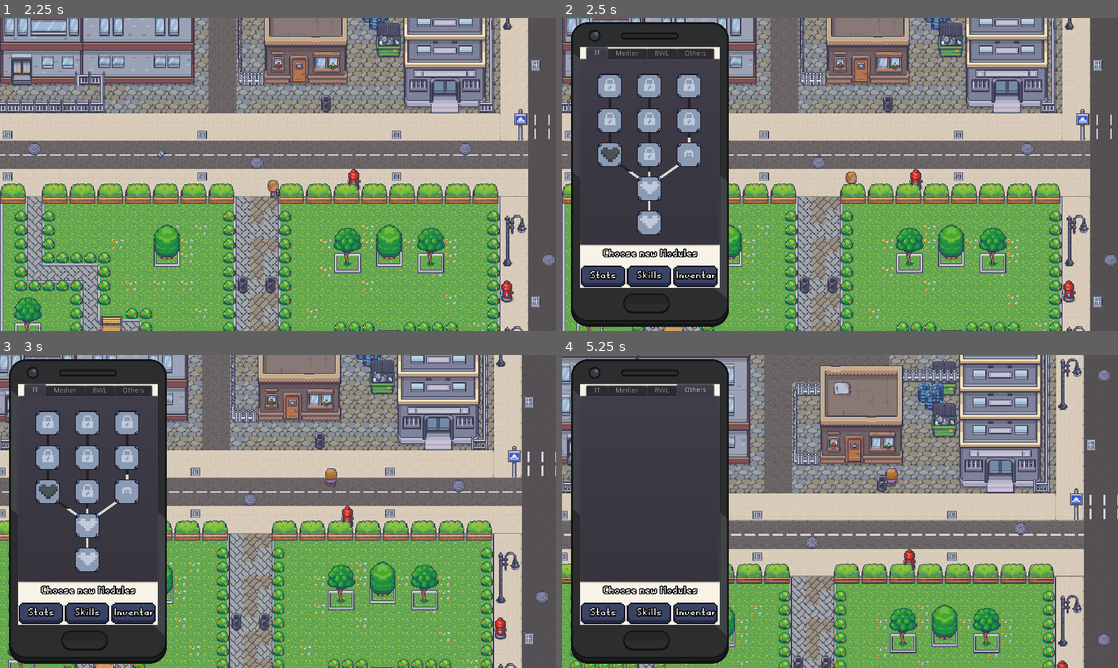
Above: before the commit, frames 1-4 (two rows, left to right).
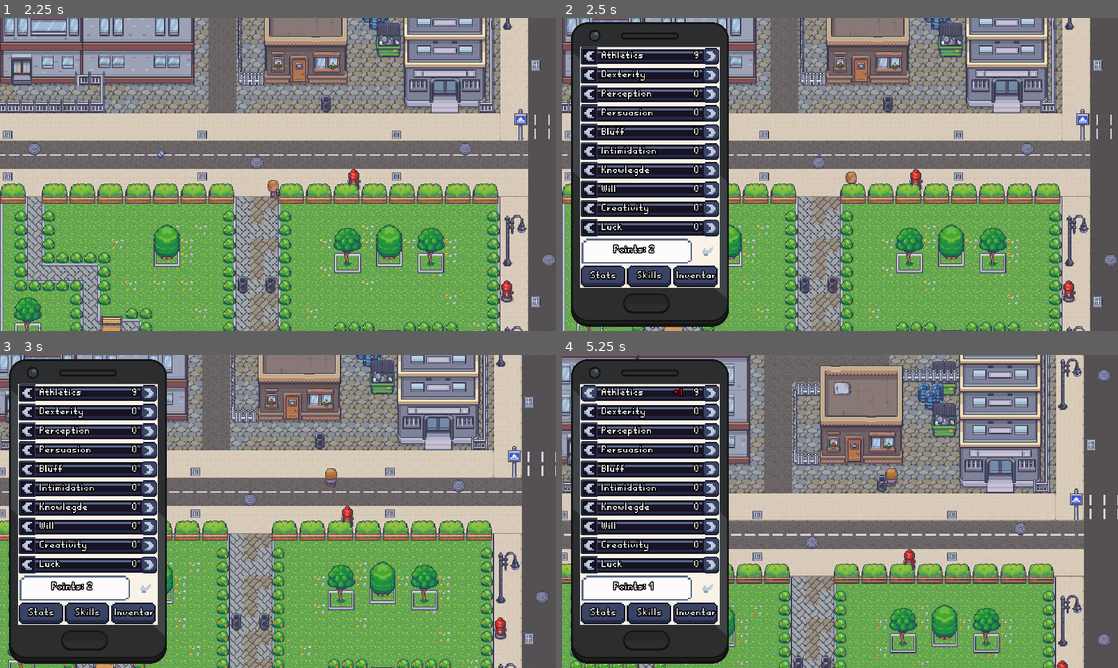
Above: after the commit, the same moments.

Repository: Thodorr/Project-Habicht-cRPG
Game: Godot game, scene res://Testarea.tscn
Same seed, same stepped clock (60 frames per second), same inputs: the game is played once before the commit and once after it.
Inputs (mouse positions are in pixels of both pictures, inside the frame that each line leads up to):
- Up to frame 1 (2.25 s): tap Enter at 0.5 s; drag from (161, 177) to (333, 105) at 0.52 s; drag from (166, 190) to (250, 237) at 1.27 s; move the mouse to (333, 105) at 2.02 s; press the mouse at (333, 105) at 2.03 s; hold Right (ui_right) from 2.03 s (still down)
- Up to frame 2 (2.5 s): keep holding Right (ui_right); tap C (CharacterSheet) at 2.3 s
- Up to frame 3 (3 s): release Right (ui_right) at 2.75 s; release the mouse at (333, 442) at 2.75 s; click (144, 586) at 2.77 s
- Up to frame 4 (5.25 s): click (706, 586) at 3.52 s; click (612, 492) at 4.27 s; click (712, 392) at 5.02 s

Frame 1 is identical in both runs. In frame 2, 15% of the frame differs, in the area x 3-29%, y 9-79%; in frame 3, 15%; in frame 4, 15%.

Commit message:
CharacterSheet BugFix
Fixed Bug where CharacterSheet would not close once opened

Diff:
--- a/CharacterSheet.tscn
+++ b/CharacterSheet.tscn
@@ -38,7 +38,7 @@
 border_width_bottom = 2
 border_color = Color( 0.843137, 0.843137, 0.843137, 1 )
 
-[node name="Character Sheet" type="Control"]
+[node name="CharacterSheet" type="Control"]
 anchor_right = 0.5625
 anchor_bottom = 1.77778
 rect_scale = Vector2( 0.562398, 0.562398 )
@@ -81,7 +81,6 @@
 size_flags_vertical = 3
 
 [node name="Attributes" type="VBoxContainer" parent="Screen/Layout"]
-visible = false
 margin_right = 284.0
 margin_bottom = 442.0
 size_flags_vertical = 3
@@ -1150,6 +1149,8 @@
 expand = true
 
 [node name="Skills" type="Control" parent="Screen/Layout"]
+visible = false
+margin_top = 394.0
 margin_right = 284.0
 margin_bottom = 442.0
 mouse_filter = 2
@@ -1163,7 +1164,7 @@
 
 [node name="TabContainer" type="TabContainer" parent="Screen/Layout/Skills/SkillTree"]
 margin_right = 284.0
-margin_bottom = 403.0
+margin_bottom = 60.0
 size_flags_horizontal = 3
 size_flags_vertical = 3
 
@@ -1182,9 +1183,8 @@
 alignment = 2
 
 [node name="4to5" type="HBoxContainer" parent="Screen/Layout/Skills/SkillTree/TabContainer/IT/SkillsConnector"]
-margin_top = 47.0
 margin_right = 276.0
-margin_bottom = 117.0
+margin_bottom = 70.0
 rect_min_size = Vector2( 0, 70 )
 custom_constants/separation = 0
 
@@ -1267,9 +1267,9 @@
 size_flags_vertical = 3
 
 [node name="3to4" type="HBoxContainer" parent="Screen/Layout/Skills/SkillTree/TabContainer/IT/SkillsConnector"]
-margin_top = 117.0
+margin_top = 70.0
 margin_right = 276.0
-margin_bottom = 187.0
+margin_bottom = 140.0
 rect_min_size = Vector2( 0, 70 )
 custom_constants/separation = 0
 
@@ -1352,9 +1352,9 @@
 size_flags_vertical = 3
 
 [node name="2to3" type="HBoxContainer" parent="Screen/Layout/Skills/SkillTree/TabContainer/IT/SkillsConnector"]
-margin_top = 187.0
+margin_top = 140.0
 margin_right = 276.0
-margin_bottom = 257.0
+margin_bottom = 210.0
 rect_min_size = Vector2( 0, 70 )
 custom_constants/separation = 0
 
@@ -1413,9 +1413,9 @@
 size_flags_vertical = 3
 
 [node name="1to2" type="HBoxContainer" parent="Screen/Layout/Skills/SkillTree/TabContainer/IT/SkillsConnector"]
-margin_top = 257.0
+margin_top = 210.0
 margin_right = 276.0
-margin_bottom = 327.0
+margin_bottom = 280.0
 rect_min_size = Vector2( 0, 70 )
 custom_constants/separation = 0
 
@@ -1450,9 +1450,9 @@
 size_flags_vertical = 3
 
 [node name="BaseMargin" type="MarginContainer" parent="Screen/Layout/Skills/SkillTree/TabContainer/IT/SkillsConnector"]
-margin_top = 327.0
+margin_top = 280.0
 margin_right = 276.0
-margin_bottom = 367.0
+margin_bottom = 320.0
 rect_min_size = Vector2( 0, 40 )
 
 [node name="SkillTree" type="VBoxContainer" parent="Screen/Layout/Skills/SkillTree/TabContainer/IT"]
@@ -1462,9 +1462,8 @@
 alignment = 2
 
 [node name="5" type="HBoxContainer" parent="Screen/Layout/Skills/SkillTree/TabContainer/IT/SkillTree"]
-margin_top = 22.0
 margin_right = 276.0
-margin_bottom = 72.0
+margin_bottom = 50.0
 rect_min_size = Vector2( 0, 50 )
 custom_constants/separation = 0
 
@@ -1599,15 +1598,15 @@
 expand = true
 
 [node name="MarginContainer6" type="MarginContainer" parent="Screen/Layout/Skills/SkillTree/TabContainer/IT/SkillTree"]
-margin_top = 72.0
+margin_top = 50.0
 margin_right = 276.0
-margin_bottom = 92.0
+margin_bottom = 70.0
 rect_min_size = Vector2( 0, 20 )
 
 [node name="4" type="HBoxContainer" parent="Screen/Layout/Skills/SkillTree/TabContainer/IT/SkillTree"]
-margin_top = 92.0
+margin_top = 70.0
 margin_right = 276.0
-margin_bottom = 142.0
+margin_bottom = 120.0
 rect_min_size = Vector2( 0, 50 )
 custom_constants/separation = 0
 
@@ -1743,15 +1742,15 @@
 expand = true
 
 [node name="MarginContainer2" type="MarginContainer" parent="Screen/Layout/Skills/SkillTree/TabContainer/IT/SkillTree"]
-margin_top = 142.0
+margin_top = 120.0
 margin_right = 276.0
-margin_bottom = 162.0
+margin_bottom = 140.0
 rect_min_size = Vector2( 0, 20 )
 
 [node name="3" type="HBoxContainer" parent="Screen/Layout/Skills/SkillTree/TabContainer/IT/SkillTree"]
-margin_top = 162.0
+margin_top = 140.0
 margin_right = 276.0
-margin_bottom = 212.0
+margin_bottom = 190.0
 rect_min_size = Vector2( 0, 50 )
 custom_constants/separation = 0
 
@@ -1885,15 +1884,15 @@
 expand = true
 
 [node name="MarginContainer4" type="MarginContainer" parent="Screen/Layout/Skills/SkillTree/TabContainer/IT/SkillTree"]
-margin_top = 212.0
+margin_top = 190.0
 margin_right = 276.0
-margin_bottom = 232.0
+margin_bottom = 210.0
 rect_min_size = Vector2( 0, 20 )
 
 [node name="2" type="HBoxContainer" parent="Screen/Layout/Skills/SkillTree/TabContainer/IT/SkillTree"]
-margin_top = 232.0
+margin_top = 210.0
 margin_right = 276.0
-margin_bottom = 282.0
+margin_bottom = 260.0
 rect_min_size = Vector2( 0, 50 )
 custom_constants/separation = 0
 
@@ -1940,15 +1939,15 @@
 expand = true
 
 [node name="MarginContainer3" type="MarginContainer" parent="Screen/Layout/Skills/SkillTree/TabContainer/IT/SkillTree"]
-margin_top = 282.0
+margin_top = 260.0
 margin_right = 276.0
-margin_bottom = 302.0
+margin_bottom = 280.0
 rect_min_size = Vector2( 0, 20 )
 
 [node name="1" type="HBoxContainer" parent="Screen/Layout/Skills/SkillTree/TabContainer/IT/SkillTree"]
-margin_top = 302.0
+margin_top = 280.0
 margin_right = 276.0
-margin_bottom = 352.0
+margin_bottom = 330.0
 rect_min_size = Vector2( 0, 50 )
 custom_constants/separation = 0
 
@@ -1997,9 +1996,9 @@
 expand = true
 
 [node name="MarginContainer5" type="MarginContainer" parent="Screen/Layout/Skills/SkillTree/TabContainer/IT/SkillTree"]
-margin_top = 352.0
+margin_top = 330.0
 margin_right = 276.0
-margin_bottom = 367.0
+margin_bottom = 345.0
 rect_min_size = Vector2( 0, 15 )
 
 [node name="Medien" type="Tabs" parent="Screen/Layout/Skills/SkillTree/TabContainer"]
@@ -2115,9 +2114,9 @@
 clip_text = true
 
 [node name="VBoxContainer" type="VBoxContainer" parent="Screen/Layout/Skills/SkillTree"]
-margin_top = 403.0
-margin_right = 284.0
-margin_bottom = 442.0
+margin_top = 60.0
+margin_right = 284.0
+margin_bottom = 99.0
 rect_min_size = Vector2( 0, 30 )
 
 [node name="MarginContainer" type="MarginContainer" parent="Screen/Layout/Skills/SkillTree/VBoxContainer"]
